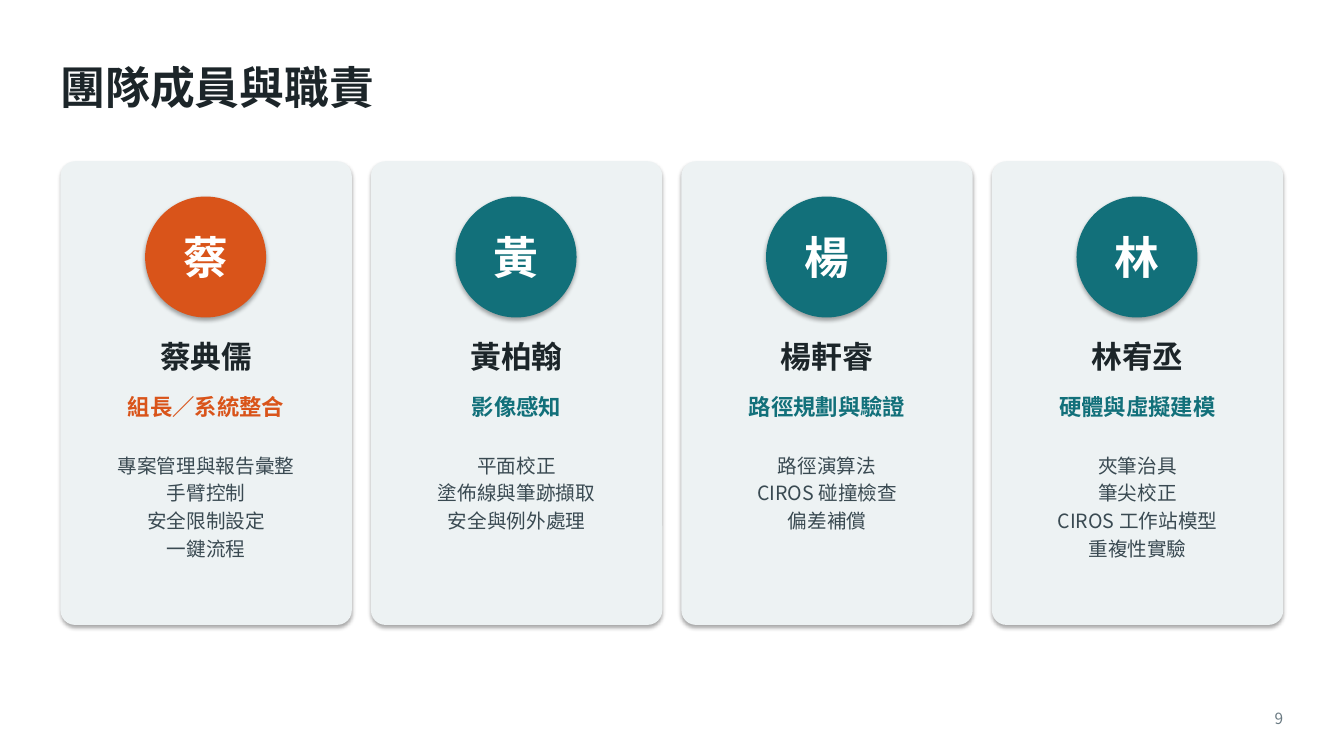
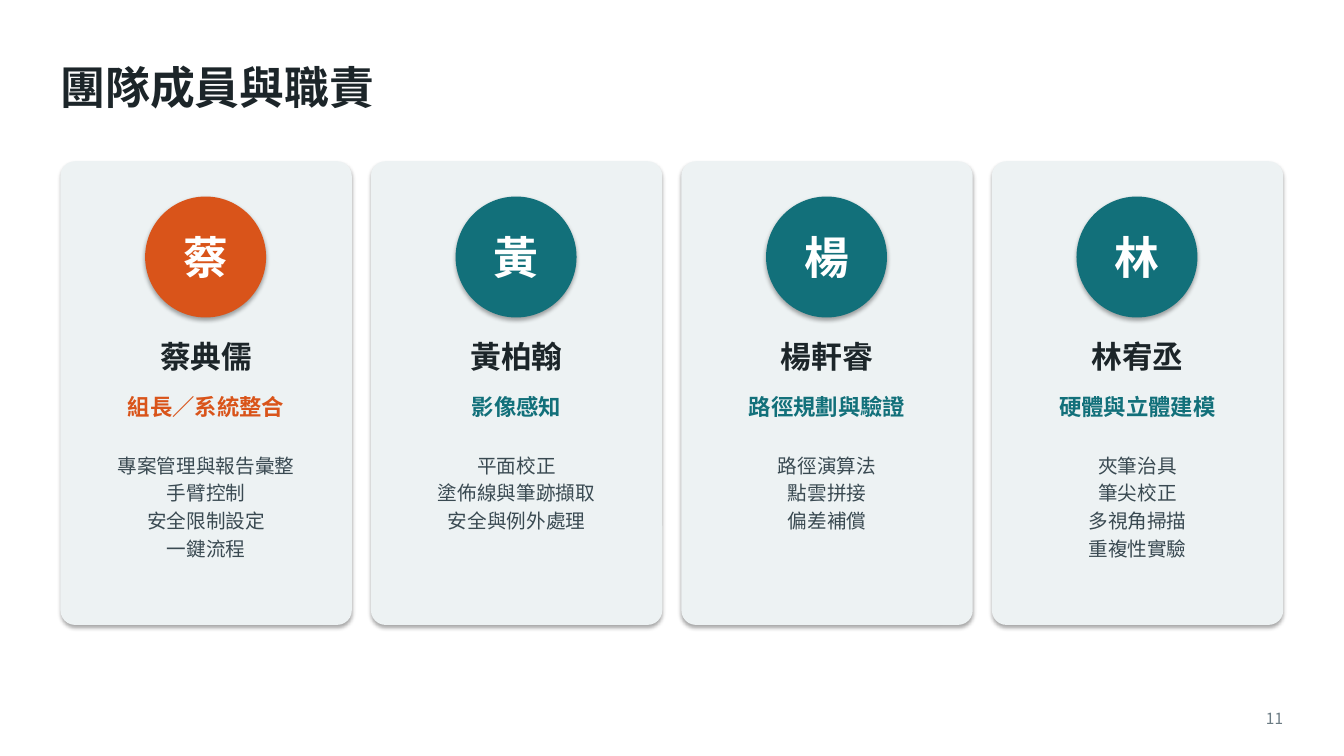
Before and after one commit to Rayyang800/PBL-path-planning, a slide deck: slide 11 of PBL專題規劃報告_三種工件版.pptx (slide 9 before the commit). Drawn at 1344x756 pixels with LibreOffice and Linux fonts; fonts in the diff are those of the drawing. Boxes give left, top, right and bottom in pixels: in the first picture for what was removed or moved away, otherwise in the second. Text is boxed around its words. In the diff, an @@ line names an element or a change of style, - is before the commit and + after.

```diff
--- a/PBL專題規劃報告_三種工件版.pptx
+++ b/PBL專題規劃報告_三種工件版.pptx
@@ text at [1059,392,1215,420]: text changed @@
-硬體與虛擬建模
+硬體與立體建模
@@ text at [788,483,867,502]: text changed @@
-CIROS 碰撞檢查
+點雲拼接
@@ text at [1088,511,1186,530]: text changed @@
-CIROS 工作站模型
+多視角掃描
@@ page number at [1266,712,1283,724]: text changed @@
-9
+11
```
Also in this commit, not shown: 13 other slides changed, 10 slides added, 1 slide removed, 16 other files.
